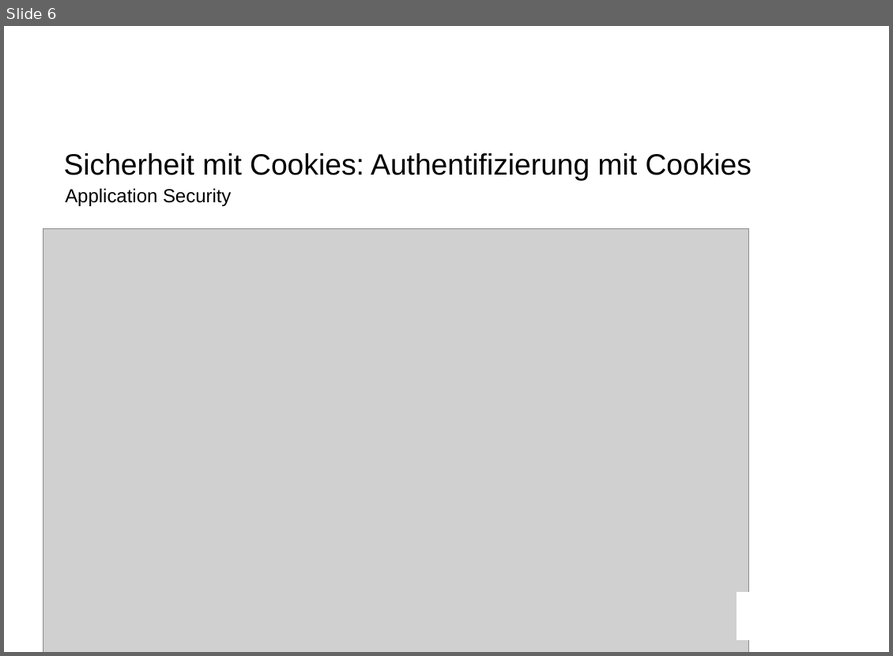
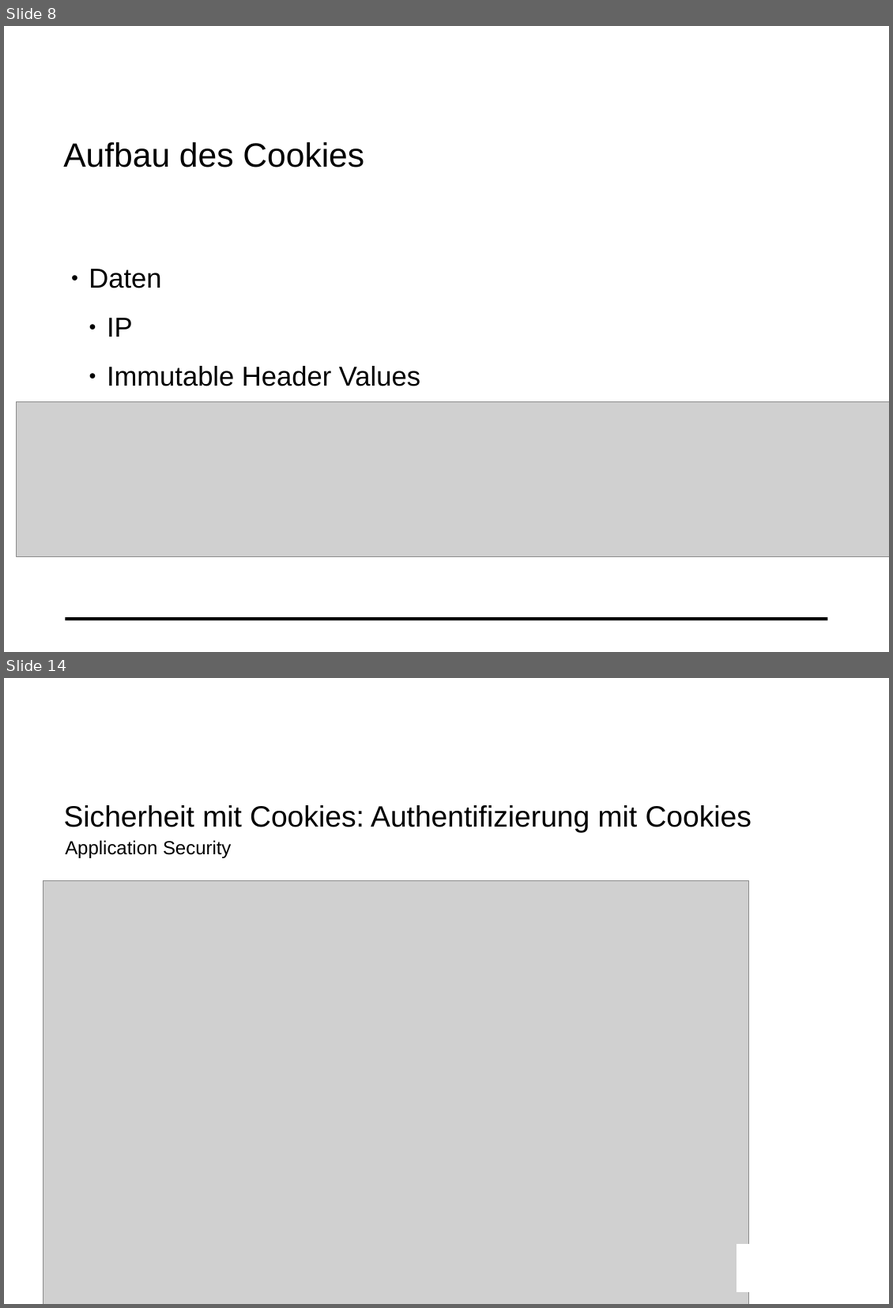
Before and after one commit to mat1/apsicookie, a slide deck: documentation/Cookie.odp. Shown one above the other, each under a label of ours: slide 6 before the commit, slides 8 and 14 after it; the slides between them are not shown. The pictures are 893x656 and 893x1308 pixels, drawn with LibreOffice and Linux fonts; fonts in the diff are those of the drawing; grey boxes stand for pictures; background and template pictures are left out. Boxes give left, top, right and bottom in pixels: in the first picture for what was removed or moved away, otherwise in the second. Text is boxed around its words. In the diff, an @@ line names an element or a change of style, - is before the commit and + after.

```diff
--- a/documentation/Cookie.odp
+++ b/documentation/Cookie.odp
@@ slide 8 added at (x1=4, y1=26, x2=889, y2=652), background #FFFFFF; not listed: 1 template element that a slide beside it also shows @@
@@ text added at (x1=63, y1=142, x2=364, y2=167), 32 pt, text #000000 @@
+Aufbau des Cookies
@@ text added at (x1=89, y1=269, x2=420, y2=386), 26 pt, text #000000 @@
+● Daten
+  ● IP
+  ● Immutable Header Values
@@ picture added at (x1=16, y1=401, x2=889, y2=557) @@
@@ what was slide 6 is now slide 14 @@
```
Also in this commit, not shown: 2 slides changed, 7 other slides added, 1 other file.
